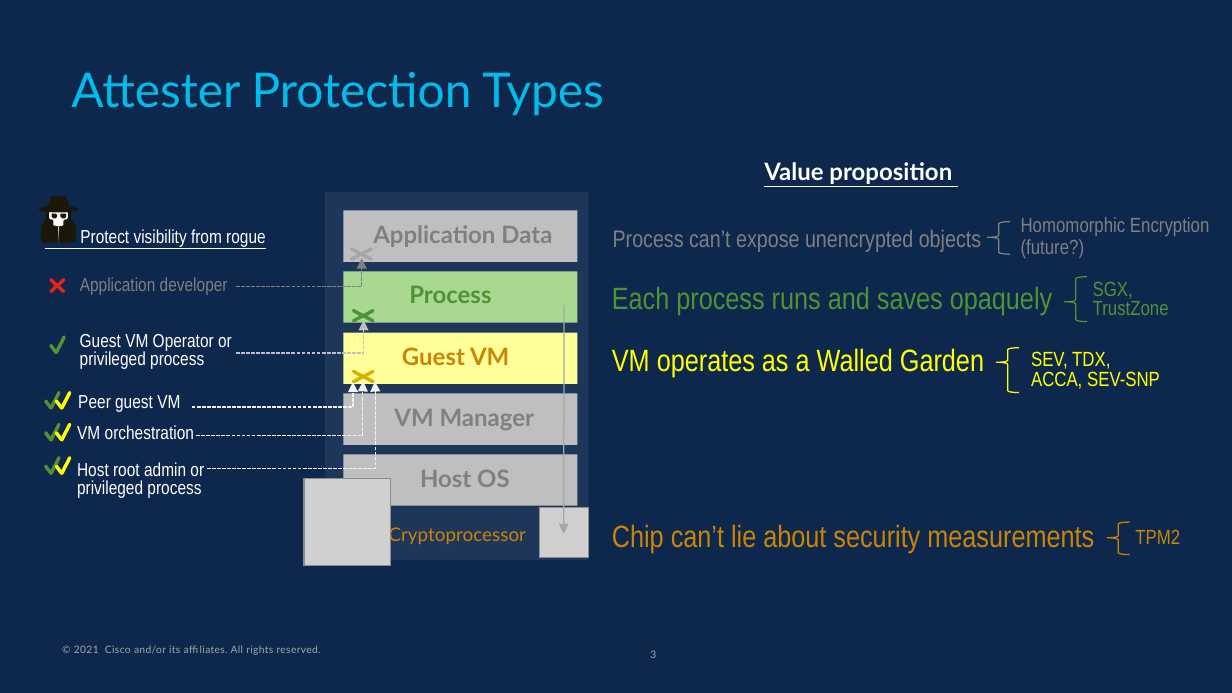
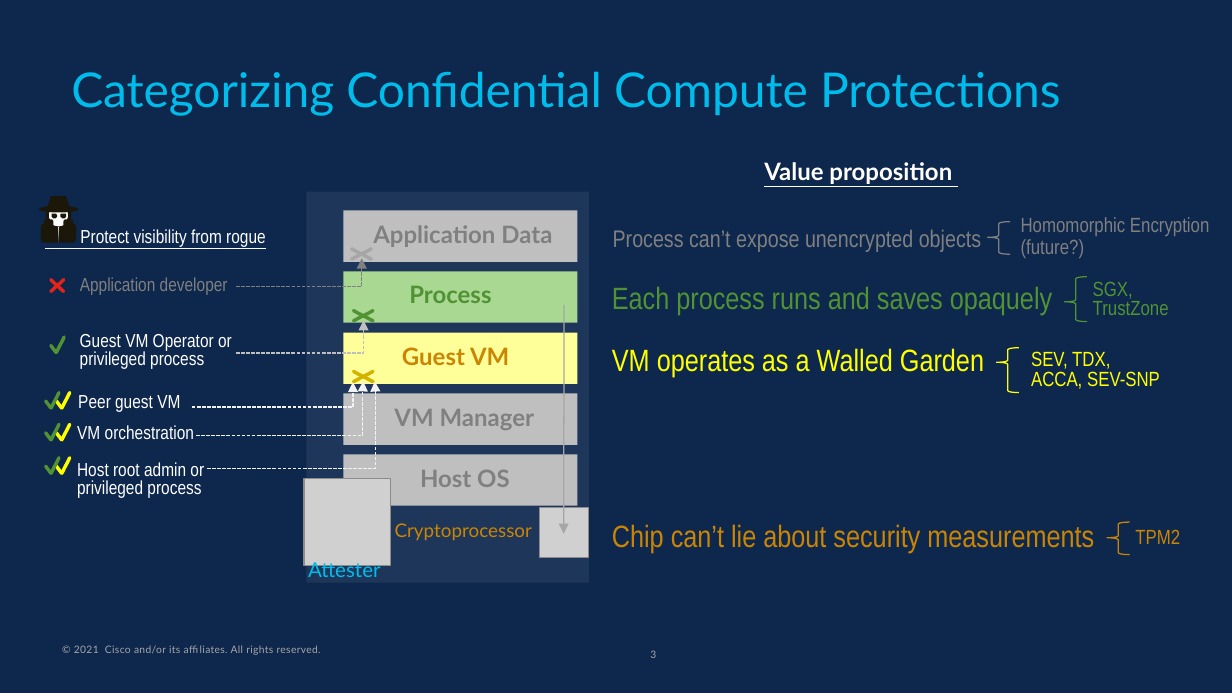
Before and after one commit to ietf-rats/draft-voit-rats-attestation-results, a slide deck: slide 3 of Presentations/CCC-Attestation-SIG-v24May2021.pptx. Drawn at 1232x693 pixels with LibreOffice and Linux fonts; fonts in the diff are those of the drawing; grey boxes stand for pictures. Boxes give left, top, right and bottom in pixels: in the first picture for what was removed or moved away, otherwise in the second. Text is boxed around its words. In the diff, an @@ line names an element or a change of style, - is before the commit and + after.

```diff
--- a/Presentations/CCC-Attestation-SIG-v24May2021.pptx
+++ b/Presentations/CCC-Attestation-SIG-v24May2021.pptx
@@ title at (x1=71, y1=71, x2=1061, y2=116): text changed @@
-Attester Protection Types
+Categorizing Confidential Compute Protections
@@ rectangle resized from (x1=325, y1=192, x2=589, y2=561) to (x1=307, y1=192, x2=589, y2=583) @@
@@ text "Cryptoprocessor" rewrapped from (x1=389, y1=525, x2=526, y2=546) to (x1=395, y1=523, x2=532, y2=540) @@
@@ text added at (x1=308, y1=560, x2=381, y2=577), 12 pt, text #00BCEB @@
+Attester
```
Also in this commit, not shown: 3 other slides changed.
